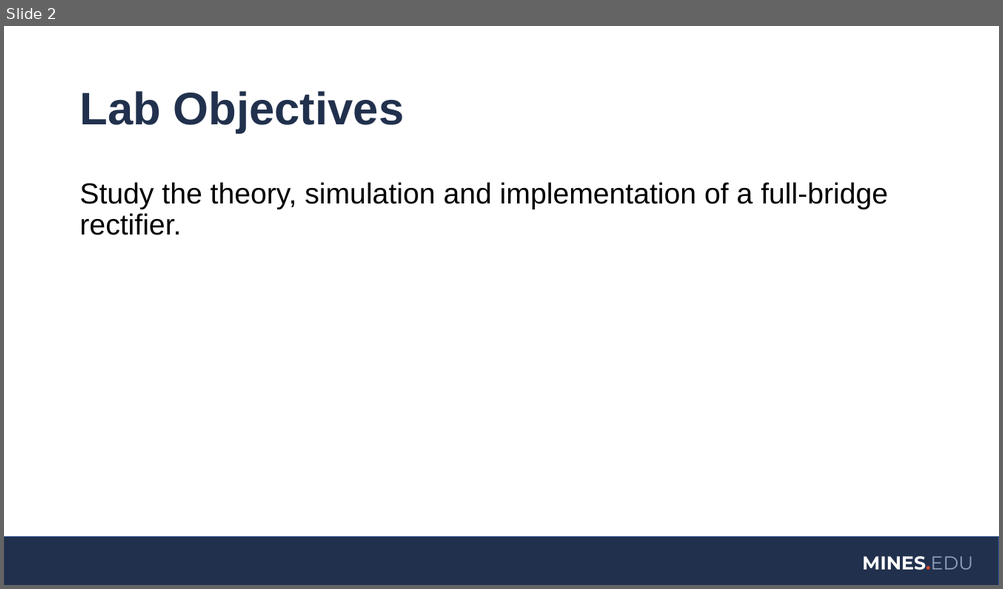
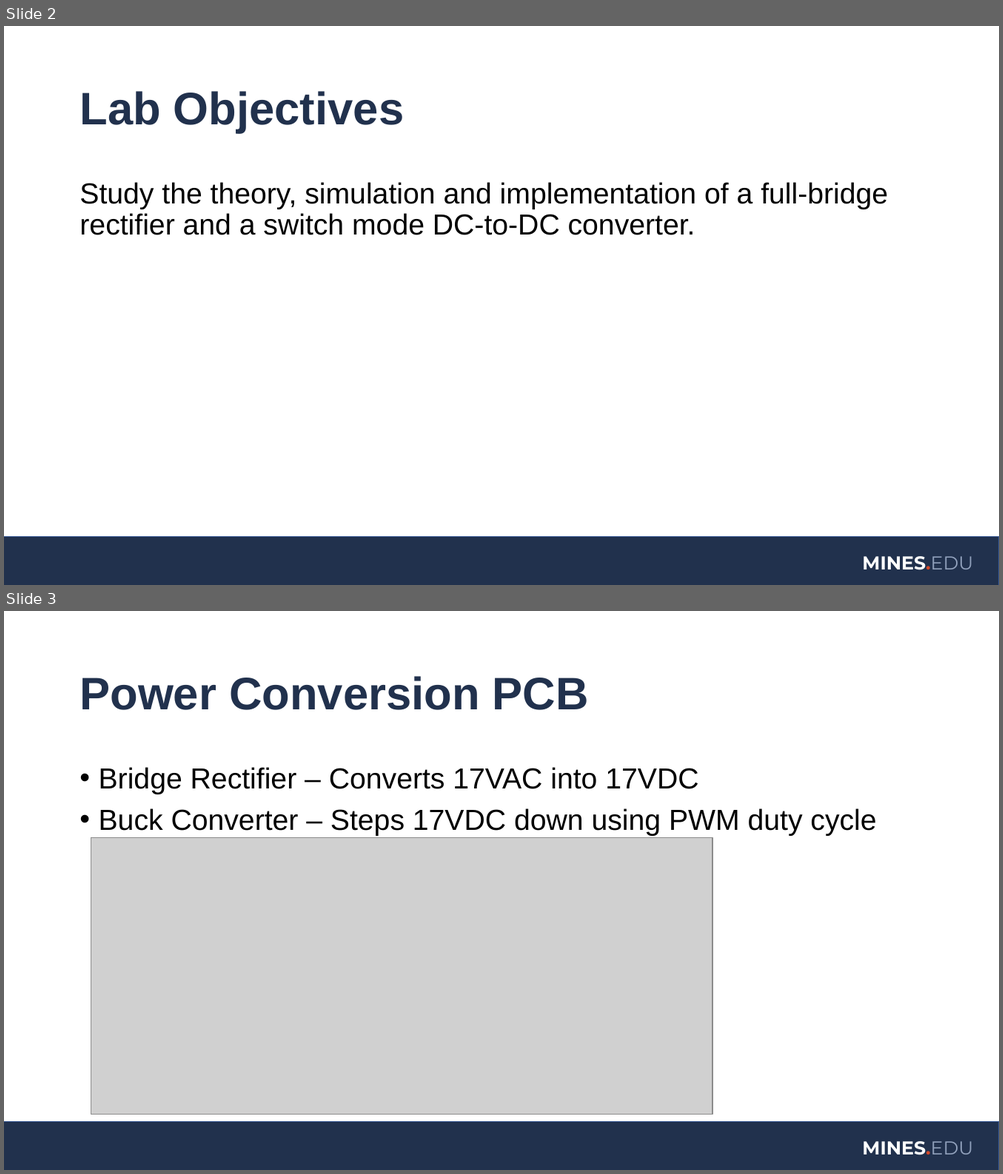
Before and after one commit to coulston/Active-Devices, a slide deck: Labs/lab41 rectifierWithBuck/rectifierWithBuck.pptx. Shown one above the other, each under a label of ours: slide 2 before the commit, slides 2 and 3 after it. The pictures are 1003x589 and 1003x1174 pixels, drawn with LibreOffice and Linux fonts; fonts in the diff are those of the drawing; grey boxes stand for pictures; background and template pictures are left out. Boxes give left, top, right and bottom in pixels: in the first picture for what was removed or moved away, otherwise in the second. Text is boxed around its words. In the diff, an @@ line names an element or a change of style, - is before the commit and + after.

Commit message:
Rectifier/Buck laboratory
Finished the first iteration of the rectifier buck converter laboratory

```diff
--- a/Labs/lab41 rectifierWithBuck/rectifierWithBuck.pptx
+++ b/Labs/lab41 rectifierWithBuck/rectifierWithBuck.pptx
@@ slide 3 added at [4,611,999,1170], background #FFFFFF; not listed: 2 template elements that a slide beside it also shows @@
@@ title added at [79,676,589,710], 44 pt, text #21314D, bold @@
+Power Conversion PCB
@@ text added at [99,767,876,836], 28 pt, text #000000 @@
+• Bridge Rectifier – Converts 17VAC into 17VDC
+• Buck Converter – Steps 17VDC down using PWM duty cycle
@@ picture added at [91,838,712,1116] @@
@@ slide 2 changed as well @@
@@ text at [79,182,888,235]: text changed @@
-Study the theory, simulation and implementation of a full-bridge rectifier.
+Study the theory, simulation and implementation of a full-bridge rectifier and a switch mode DC-to-DC converter.
```
Also in this commit, not shown: 4 other slides changed, 5 other slides added, 3 slides removed, 1 other file.
